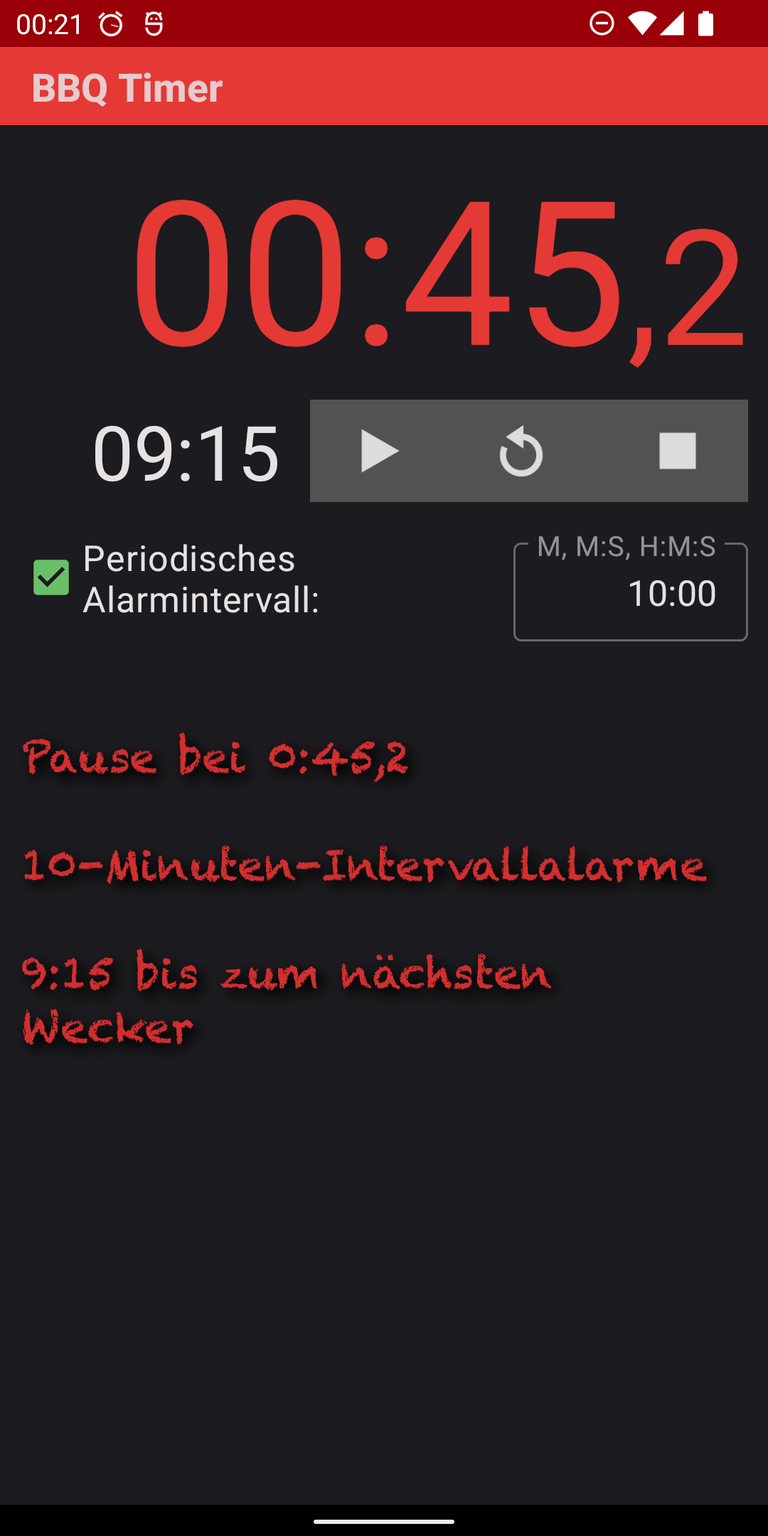
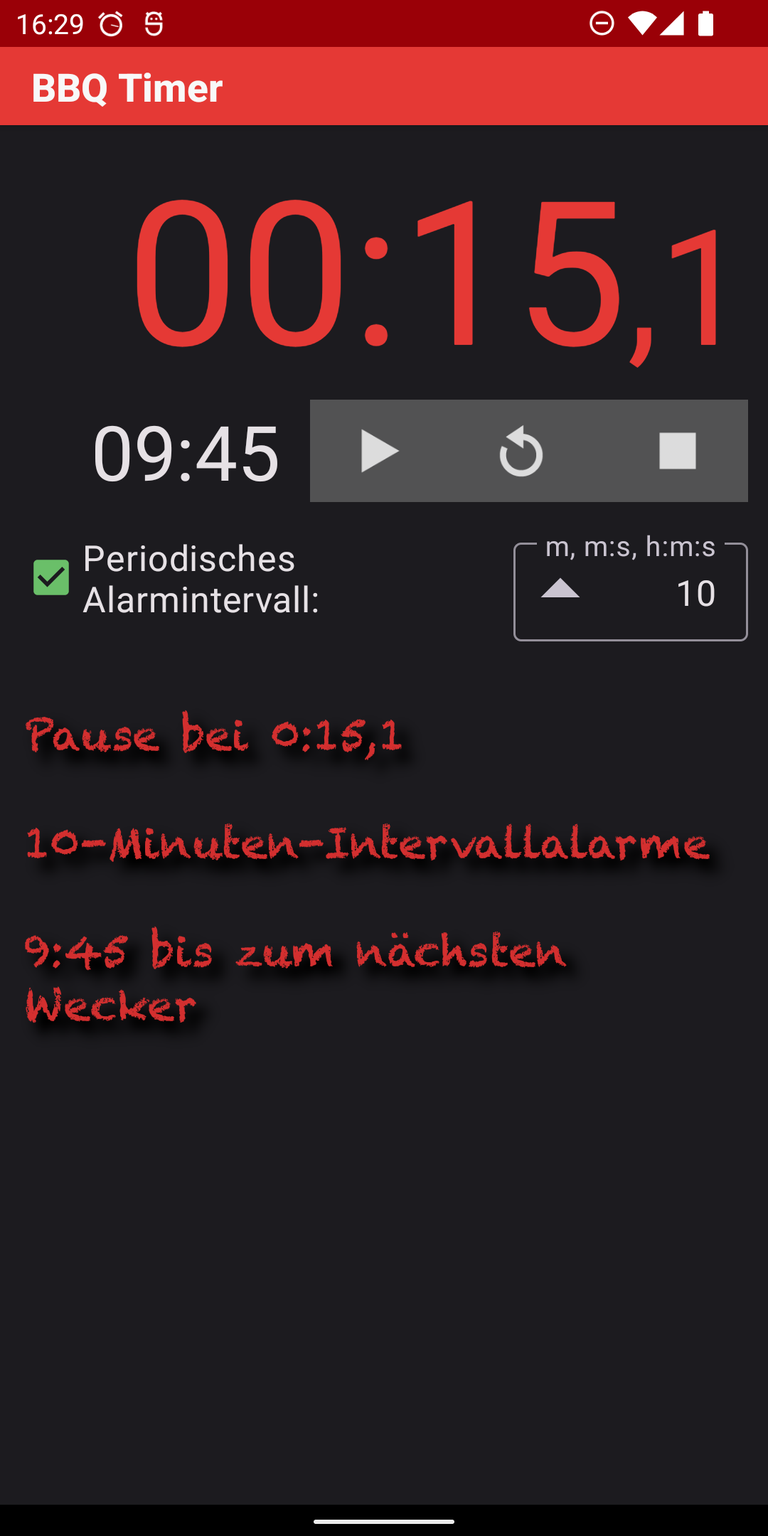
Layer changes from the first w=768, h=1536 image to the second:
renamed "Pause bei 0:45,2 ..." to "Pause bei 0:15,1 ...", painted on it over [18, 709, 729, 1059]
painted on "screenshot paused.png" over [17, 13, 749, 642]
